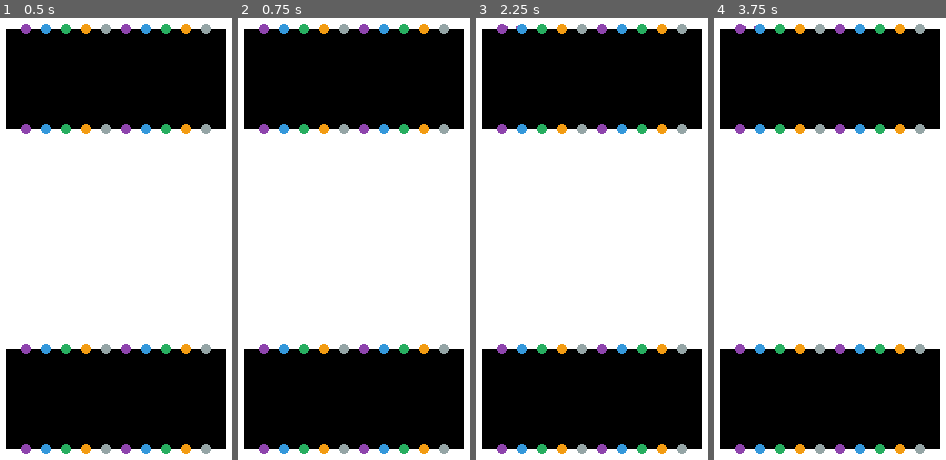
Above: before the commit, frames 1-4 (left to right).
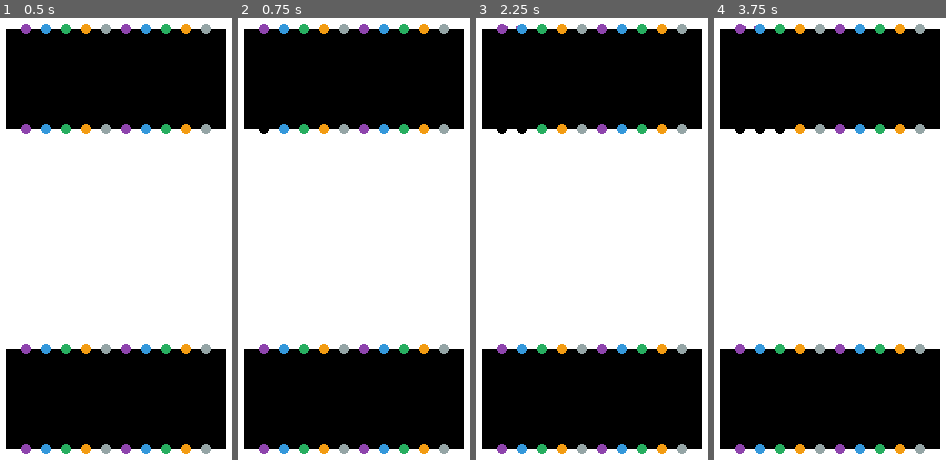
Above: after the commit, the same moments.

Repository: jcronenberg/crISP
Game: Godot game, scene res://scenes/main.tscn
Two runs of this game, one before a commit and one after it. Both use one fixed random seed, a clock stepped at 60 frames per second and the inputs below.
Inputs (mouse positions are in pixels of both pictures, inside the frame that each line leads up to):
- Up to frame 1 (0.5 s): no input
- Up to frame 2 (0.75 s): tap Enter at 0.5 s; drag from (263, 26) to (302, 128) at 0.52 s
- Up to frame 3 (2.25 s): tap Space at 1.25 s; drag from (501, 128) to (540, 26) at 1.27 s; tap Enter at 2 s; move the mouse to (522, 26) at 2.02 s; press the mouse at (522, 26) at 2.03 s
- Up to frame 4 (3.75 s): right-click (760, 26) at 2.3 s; release the mouse at (760, 26) at 2.75 s; tap Space at 2.75 s; drag from (760, 128) to (820, 26) at 2.77 s; tap Enter at 3.5 s; drag from (778, 26) to (839, 128) at 3.52 s

Frame 1 is identical in both runs. In frame 2, less than 0.1% of the frame differs, in the area x 9-14%, y 23-27%; in frame 3, 0.2%; in frame 4, 0.2%, in the area x 9-31%, y 23-27%.

Commit message:
Make opposite port black if connected

Diff:
--- a/scripts/CableCreator.gd
+++ b/scripts/CableCreator.gd
@@ -33,8 +33,8 @@
 		for node in nodes:
 			if "is_endpoint" in node["collider"] and not node["collider"].get_parent().is_port_connected:
 				endpoint = true
-				node["collider"].get_parent().is_port_connected = true
 				node["collider"].connected_cable = cable
+				node["collider"].get_parent().set_is_port_connected(true)
 				node["collider"].get_parent().just_connected = true
 				cable.port2 = node["collider"]
 				cable.set_point_position(cur_point, node["collider"].global_position - cable.global_position)
@@ -53,7 +53,7 @@
 		cable.remove_point(cur_point)
 		cur_point = cur_point + 1 if reverse_order else cur_point - 1
 	elif event.is_action_pressed("RClick"):
-		cable.port1.get_parent().is_port_connected = false
+		cable.port1.get_parent().set_is_port_connected(false)
 		cable.queue_free()
 		queue_free()
 
--- a/scripts/SwitchPort.gd
+++ b/scripts/SwitchPort.gd
@@ -9,10 +9,10 @@
 	if event.is_action_pressed("LClick") and not get_parent().is_port_connected:
 		add_child(cable_creator)
 		cable_creator.init(get_parent().material.get_shader_parameter("color"), self)
-		get_parent().is_port_connected = true
+		get_parent().set_is_port_connected(true)
 	elif event.is_action_pressed("LClick") and connected_cable and not get_parent().just_connected:
 		cable_creator.edit_cable(connected_cable, self)
-		get_parent().is_port_connected = false
+		get_parent().set_is_port_connected(false)
 		connected_cable = null
 		add_child(cable_creator)
 	elif event.is_action_pressed("LClick"):
--- a/scripts/SwitchPortPair.gd
+++ b/scripts/SwitchPortPair.gd
@@ -3,3 +3,13 @@
 var is_port_connected := false
 ## kind of an ugly hack to not register the click if it was connected to another port
 var just_connected := false
+
+func set_is_port_connected(state):
+	is_port_connected = state
+	if state:
+		for child in get_children():
+			if not child.connected_cable:
+				child.use_parent_material = false
+	else:
+		for child in get_children():
+			child.use_parent_material = true
